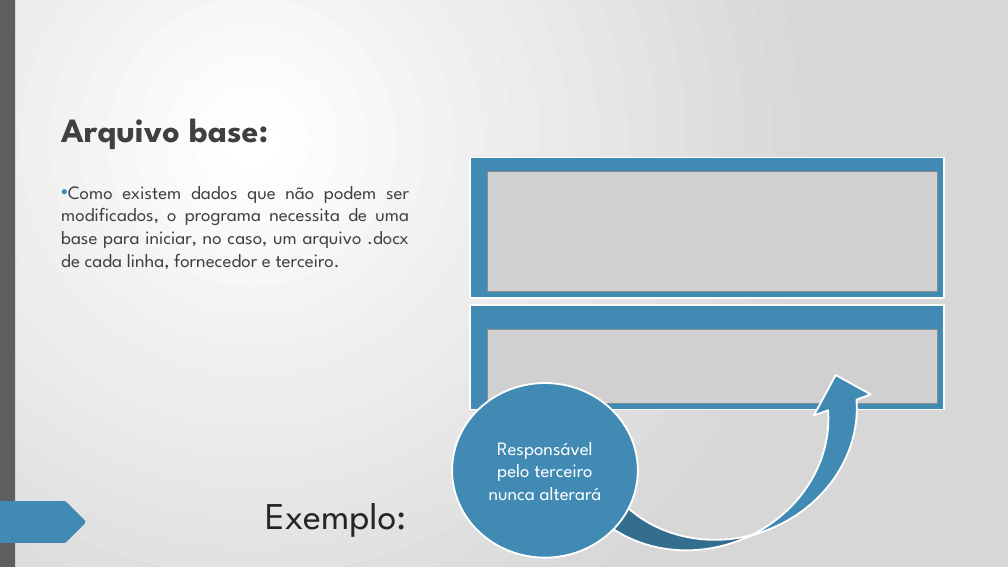
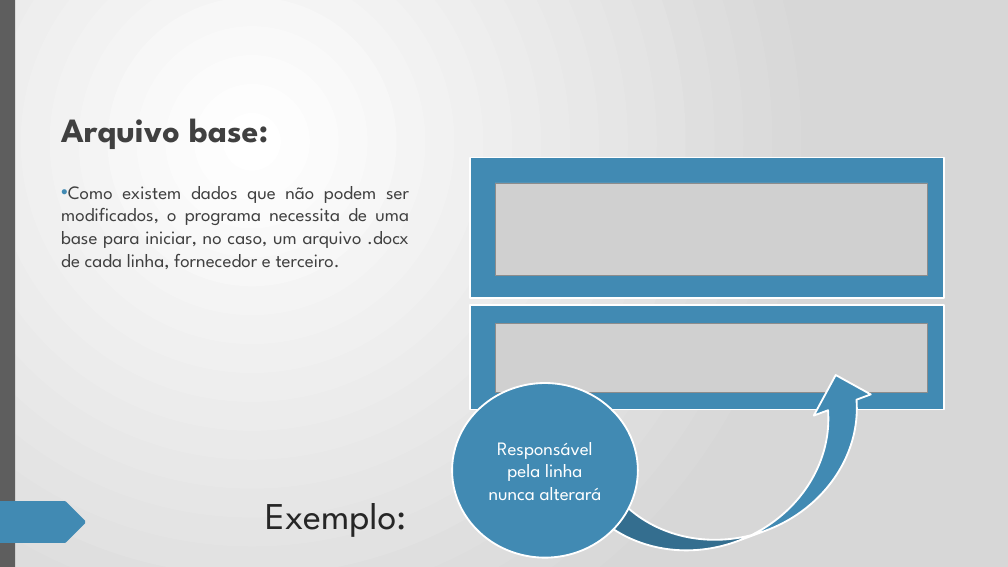
Before and after one commit to JeanPasquini/app_quality_system, a slide deck: slide 4 of Apresentação do Software.pptx. Drawn at 1008x567 pixels with LibreOffice and Linux fonts; fonts in the diff are those of the drawing; grey boxes stand for pictures. Boxes give left, top, right and bottom in pixels: in the first picture for what was removed or moved away, otherwise in the second. Text is boxed around its words. In the diff, an @@ line names an element or a change of style, - is before the commit and + after.

```diff
--- a/Apresentação do Software.pptx
+++ b/Apresentação do Software.pptx
@@ picture: place and size @@
-picture at (487,172,938,292)
+picture at (495,183,928,276)
@@ picture: place and size @@
-picture at (487,330,938,403)
+picture at (495,324,928,392)
@@ text in ellipse at (489,442,602,500): text changed @@
-Responsável pelo terceiro nunca alterará
+Responsável pela linha nunca alterará
```
Also in this commit, not shown: 8 other slides changed, 19 other files.
